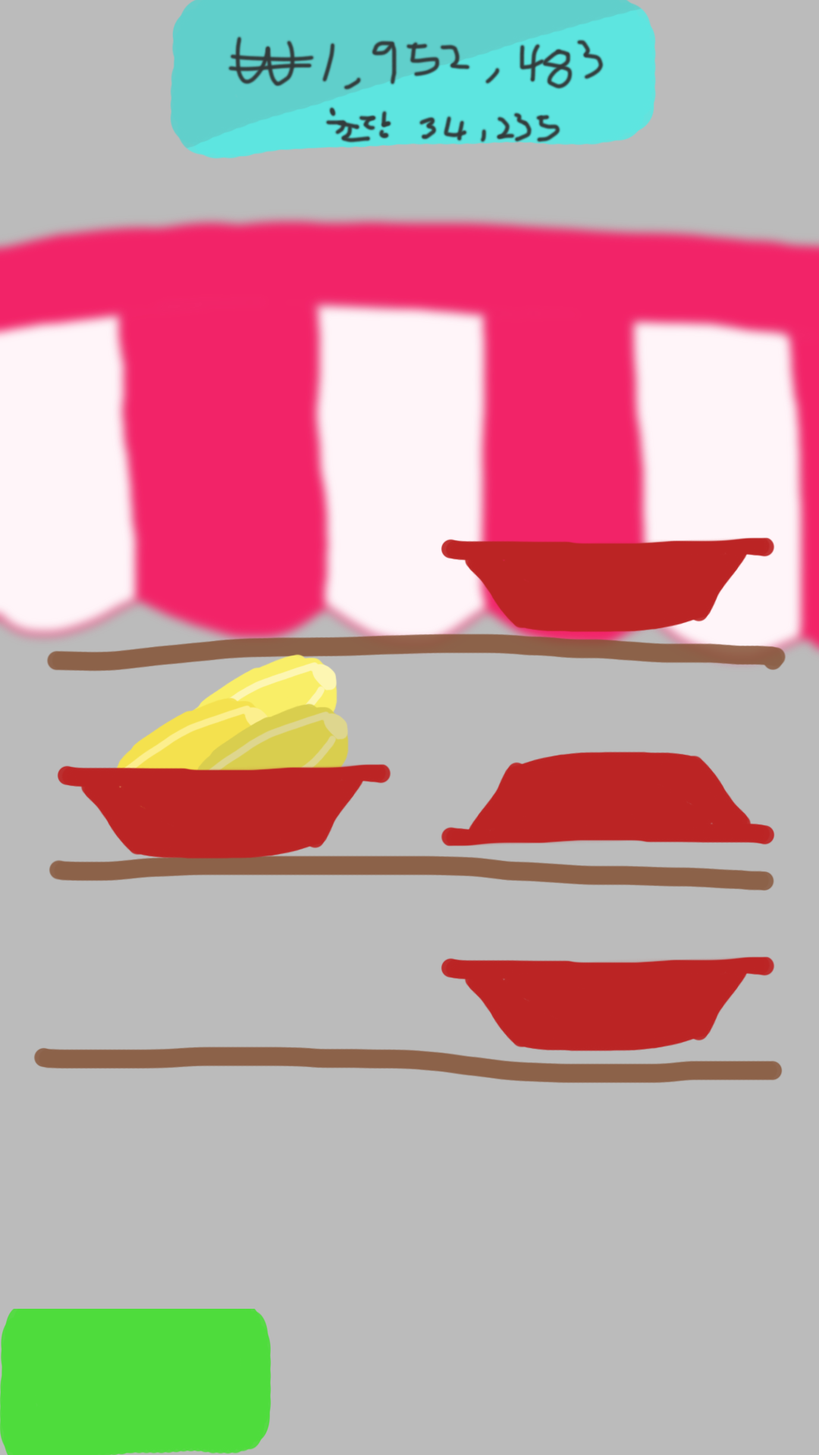
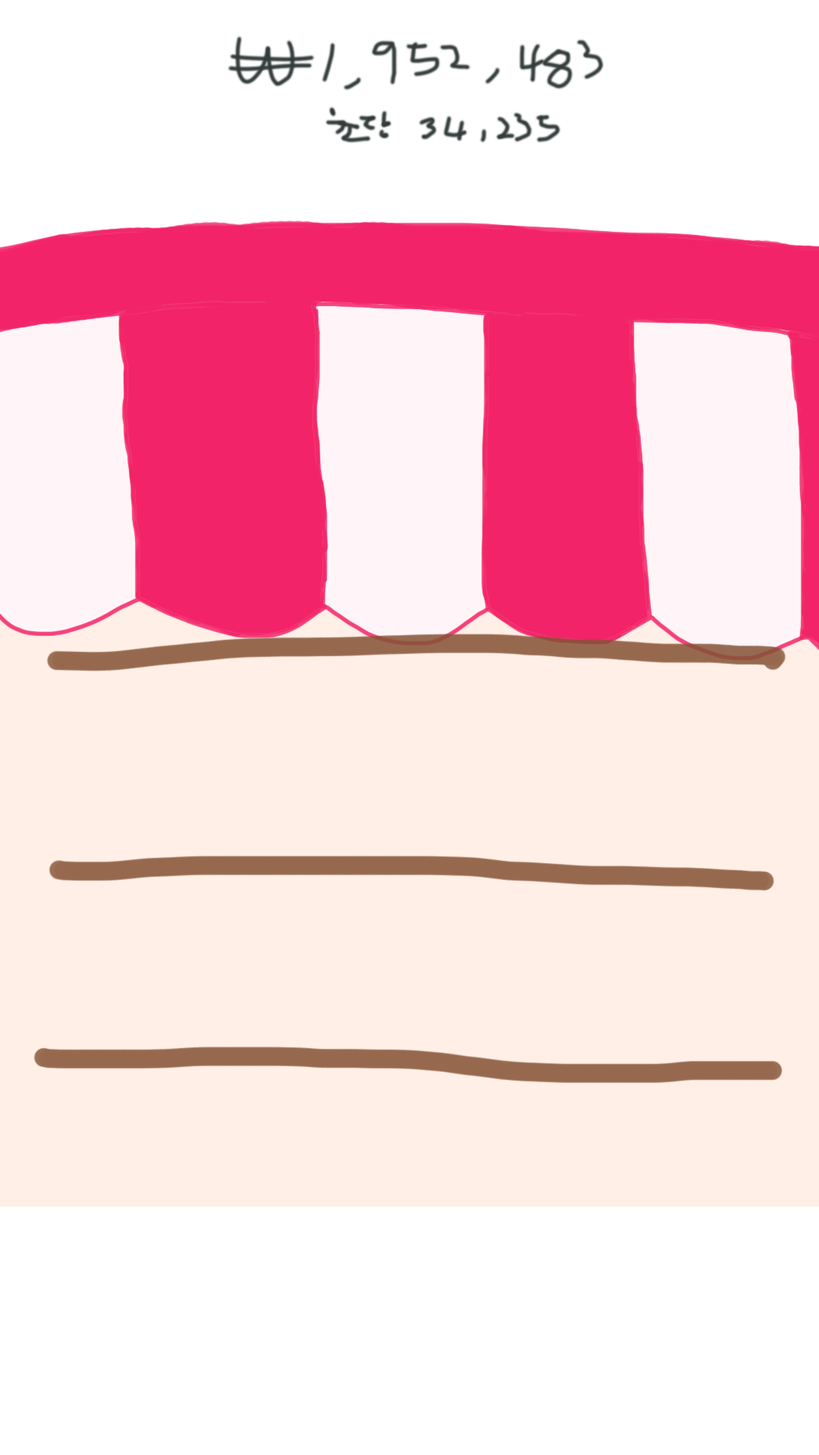
Layer changes from the first 819x1455 image to the second:
hid group "그룹 2" (4 layers) over [56, 535, 775, 1053]
hid group "그룹 3" (3 layers) over [112, 653, 350, 823]
hid group "그룹 1" (1 layers) over [0, 209, 819, 673]
showed "레이어 2" over [0, 219, 819, 661]
moved "레이어 11" above "레이어 1", painted on it over [0, 316, 819, 1207]
removed layer "레이어 8 복사" over [0, 1309, 272, 1455]
removed layer "레이어 9" (was 32%) over [106, 0, 677, 164]
removed layer "레이어 8" over [169, 0, 657, 160]
hid "레이어 1" over [0, 0, 819, 1455]
